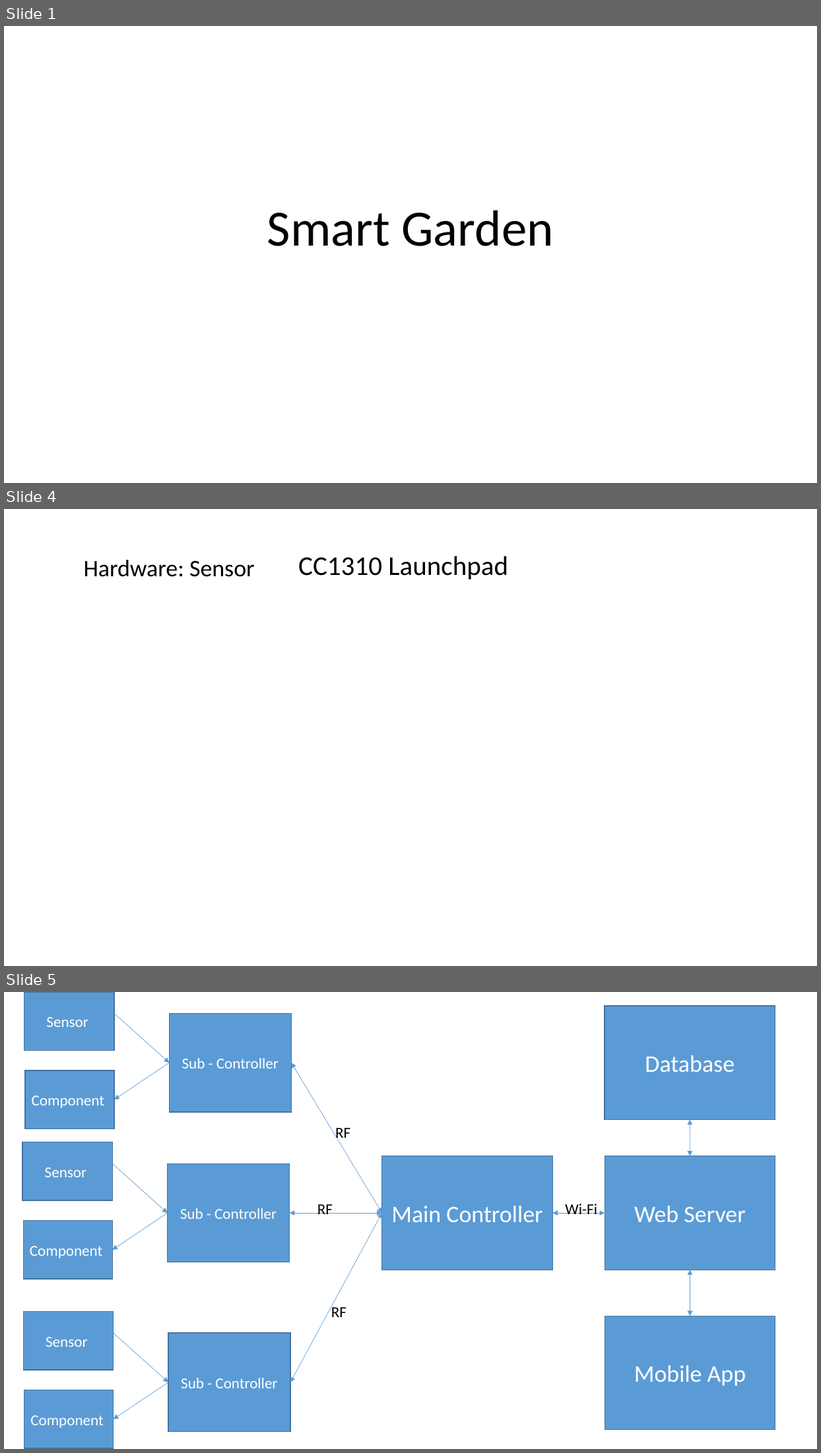
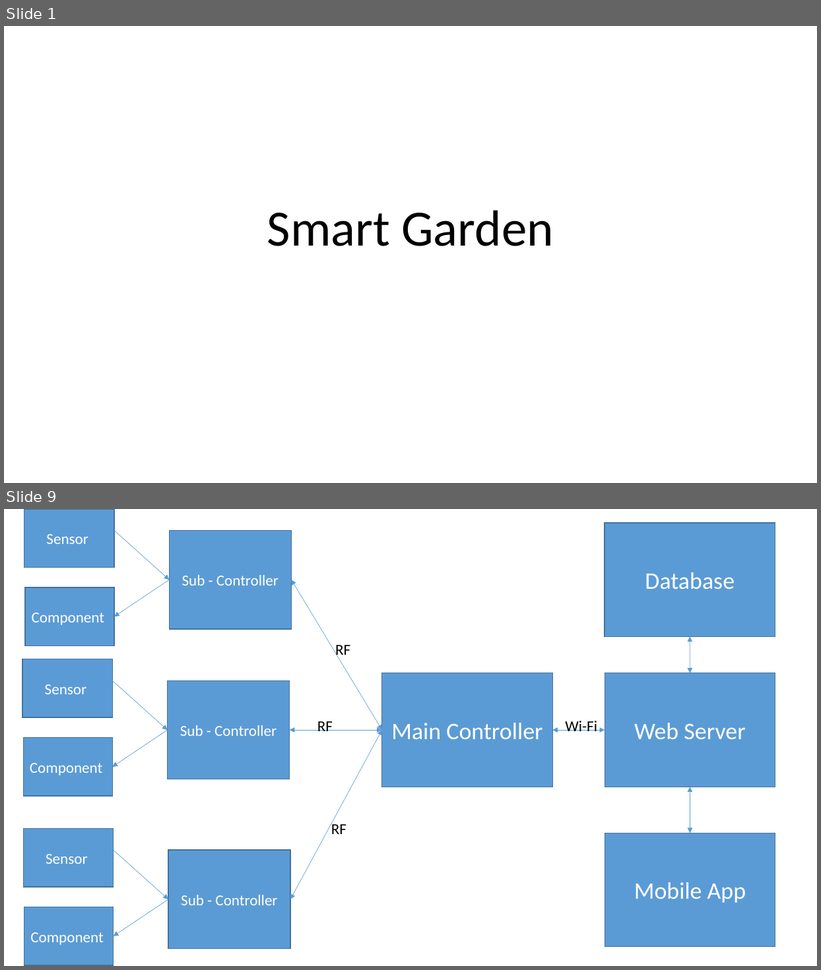
Before and after one commit to sangphanthanh/CP_SmartGarden, a slide deck: document/Presentation/Present01.pptx. Shown one above the other, each under a label of ours: slides 1, 4 and 5 before the commit, slides 1 and 9 after it; the slides between them are not shown. The pictures are 821x1453 and 821x970 pixels, drawn with LibreOffice and Linux fonts; fonts in the diff are those of the drawing. Boxes give left, top, right and bottom in pixels: in the first picture for what was removed or moved away, otherwise in the second. Text is boxed around its words. In the diff, an @@ line names an element or a change of style, - is before the commit and + after.

```diff
--- a/document/Presentation/Present01.pptx
+++ b/document/Presentation/Present01.pptx
@@ slide 4 removed at box(4, 509, 817, 966), background #FFFFFF @@
@@ text removed at box(84, 560, 255, 577) @@
-Hardware: Sensor
@@ text removed at box(298, 556, 508, 580) @@
-CC1310 Launchpad
@@ what was slide 5 is now slide 9 @@
```
Also in this commit, not shown: 2 slides changed, 8 slides added, 2 other slides removed, 7 other files.
